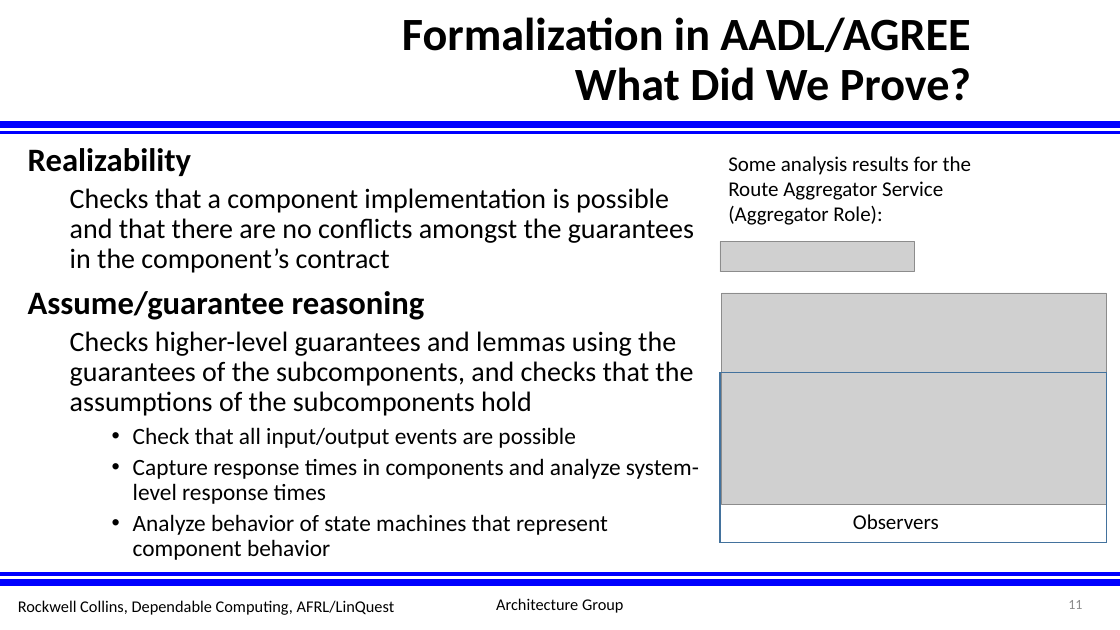
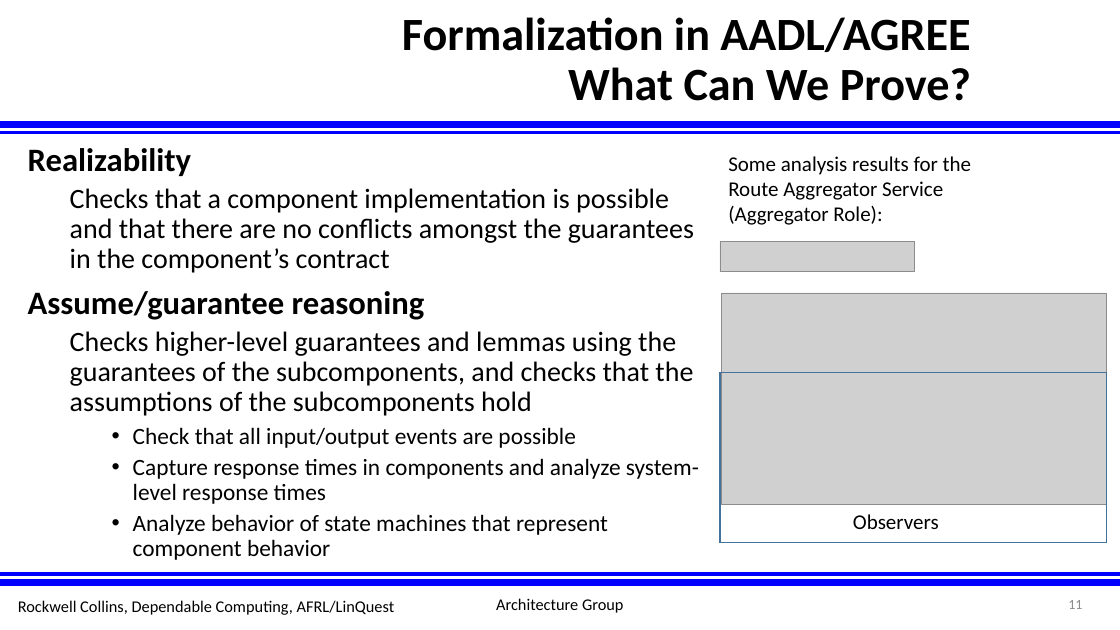
Before and after one commit to afrl-rq/OpenUxAS-SoI, a slide deck: slide 11 of presentations/S5_SoI_Architecture_Group.pptx. Drawn at 1120x630 pixels with LibreOffice and Linux fonts; fonts in the diff are those of the drawing; grey boxes stand for pictures; background and template pictures are left out. Boxes give left, top, right and bottom in pixels: in the first picture for what was removed or moved away, otherwise in the second. Text is boxed around its words. In the diff, an @@ line names an element or a change of style, - is before the commit and + after.

```diff
--- a/presentations/S5_SoI_Architecture_Group.pptx
+++ b/presentations/S5_SoI_Architecture_Group.pptx
@@ title at (402, 17, 971, 101): text changed @@
-Formalization in AADL/AGREE
-What Did We Prove?
+Formalization in AADL/AGREE
+What Can We Prove?
```
Also in this commit, not shown: 3 other slides changed.
